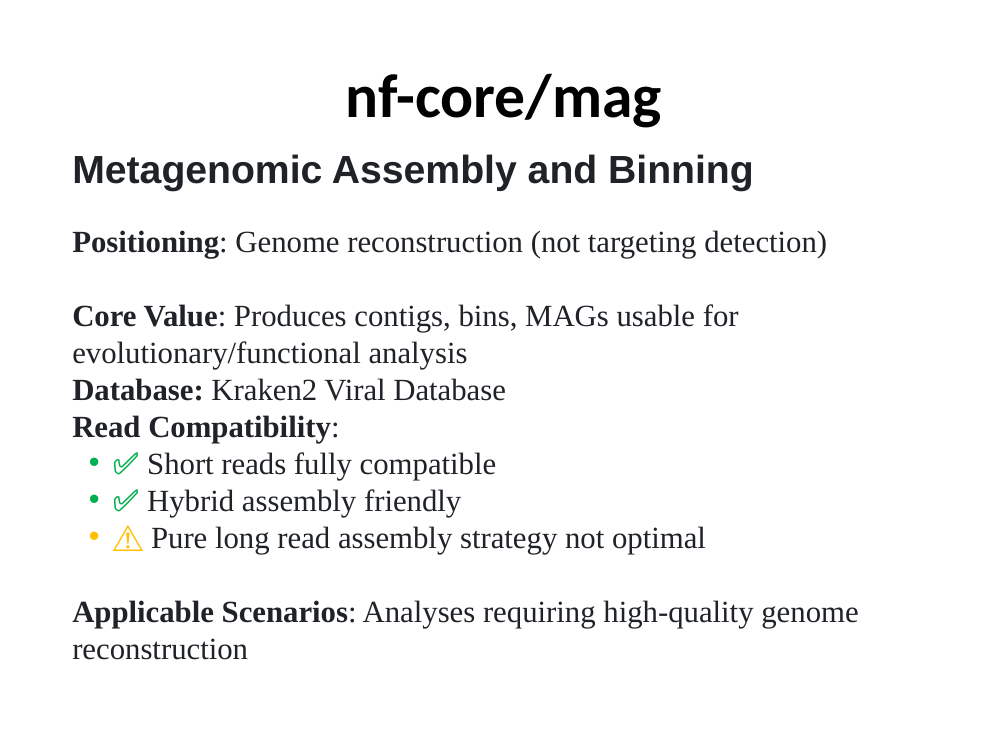
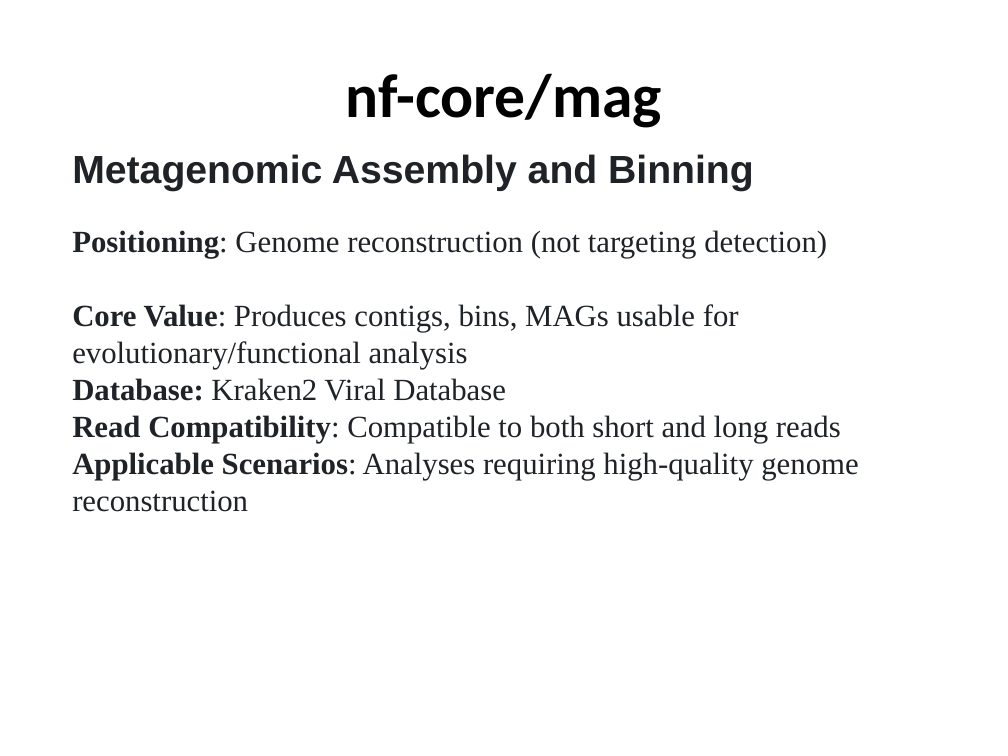
Before and after one commit to pengsihua2023/Metagenomic-Viral-Detection-Tool-Assessment, a slide deck: slide 12 of Wastewater Metagenomic Viral Detection Tool Assessment-1218.pptx. Drawn at 1008x756 pixels with LibreOffice and Linux fonts; fonts in the diff are those of the drawing. Boxes give left, top, right and bottom in pixels: in the first picture for what was removed or moved away, otherwise in the second. Text is boxed around its words. In the diff, an @@ line names an element or a change of style, - is before the commit and + after.

```diff
--- a/Wastewater Metagenomic Viral Detection Tool Assessment-1218.pptx
+++ b/Wastewater Metagenomic Viral Detection Tool Assessment-1218.pptx
@@ text at [72, 415, 841, 443]: text changed @@
-Read Compatibility:
-• ✅ Short reads fully compatible
-• ✅ Hybrid assembly friendly
-• ⚠️ Pure long read assembly strategy not optimal
+Read Compatibility: Compatible to both short and long reads
```
Also in this commit, not shown: 15 other slides changed.
